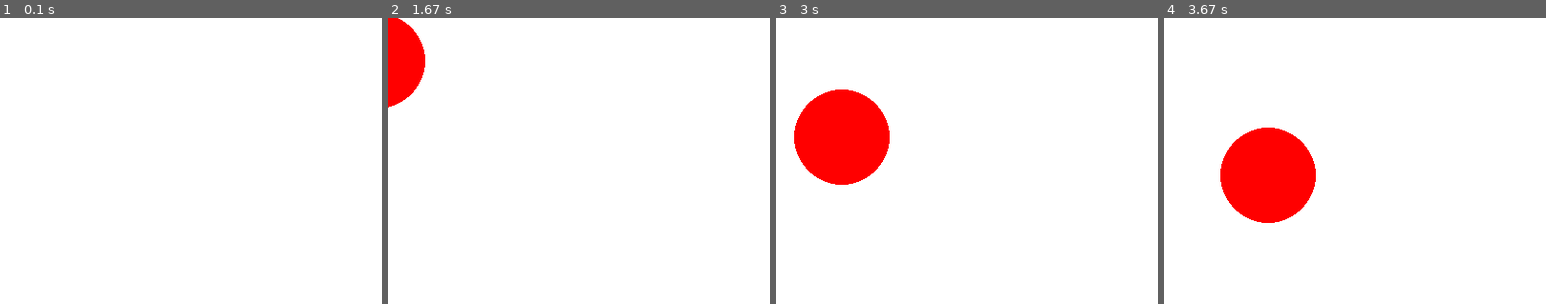
Above: before the commit, frames 1-4 (left to right).
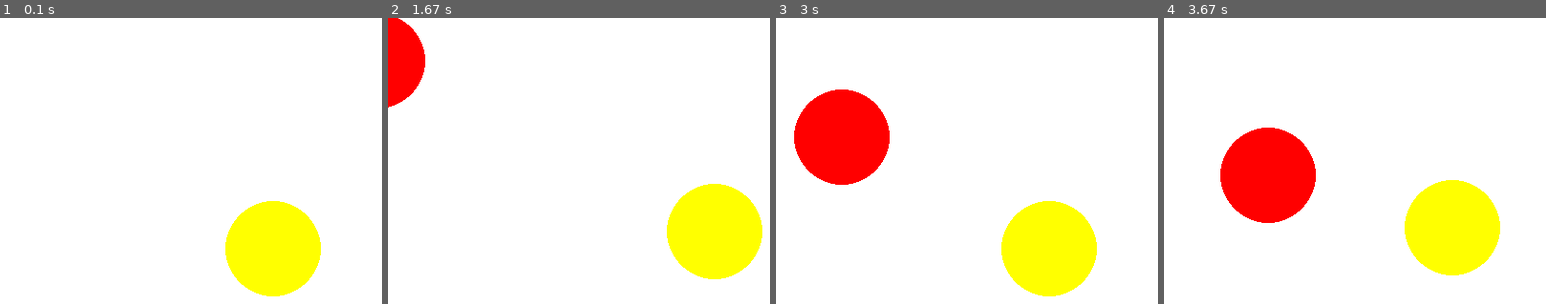
Above: after the commit, the same moments.

Repository: bfggamepassion/PyGameTest
Game: pygame game, started from HelloWorld/HelloWorld.py
Two runs of this game, one before a commit and one after it. Both use one fixed random seed, a clock stepped at 60 frames per second and the inputs below.
Inputs:
- Up to frame 1 (0.1 s): no input
- Up to frame 2 (1.67 s): hold Right 0.33-0.8 s; hold Up 0.83-1.13 s; hold Right 1.17-1.63 s
- Up to frame 3 (3 s): hold Left 1.67-2.2 s; hold Down 2.23-2.53 s; hold Left 2.57-2.97 s
- Up to frame 4 (3.67 s): hold Up 3-3.37 s; hold Right from 3.4 s (still down)
The pictures show only the part of the screen within x 14-64%, y 10-60%; the shares and areas given below are measured in that part.

The runs differ from the first frame. In frame 1, 6.5% of the frame differs, in the area x 59-84%, y 64-98%; in frame 2, 6.5%; in frame 3, 6.5%; in frame 4, 6.5%.

Commit message:
Ajout du contrôle cercle jaune

Diff:
--- a/HelloWorld/HelloWorld.py
+++ b/HelloWorld/HelloWorld.py
@@ -37,6 +37,17 @@
 # Définir la couleur du cercle
 circle_color = (255, 0, 0)  # Rouge
 
+# Définir les coordonnées initiales du cercle
+circle_player_x = screen_width // 2
+circle_player_y = screen_height // 2
+circle_player_radius = 50
+
+# Définir la couleur du cercle
+circle_player_color = (255, 255, 0)  # Jaune
+
+# Définir la vitesse de déplacement du cercle
+circle_player_speed = 1
+
 # Boucle principale du programme
 running = True
 while running:
@@ -46,10 +57,22 @@
         if event.type == pygame.QUIT:
             running = False
 
+ # Déplacement du cercle avec les touches curseurs
+    keys = pygame.key.get_pressed()
+    if keys[pygame.K_LEFT]:
+        circle_player_x -= circle_player_speed
+    if keys[pygame.K_RIGHT]:
+        circle_player_x += circle_player_speed
+    if keys[pygame.K_UP]:
+        circle_player_y -= circle_player_speed
+    if keys[pygame.K_DOWN]:
+        circle_player_y += circle_player_speed
+
     # Effacer l'écran
     screen.fill((255, 255, 255))  # Blanc
 
     # Dessiner le cercle
+    pygame.draw.circle(screen, circle_player_color, (circle_player_x, circle_player_y), circle_player_radius)
     pygame.draw.circle(screen, circle_color, (circle_x, circle_y), circle_radius)
 
     # Rafraîchir l'écran
